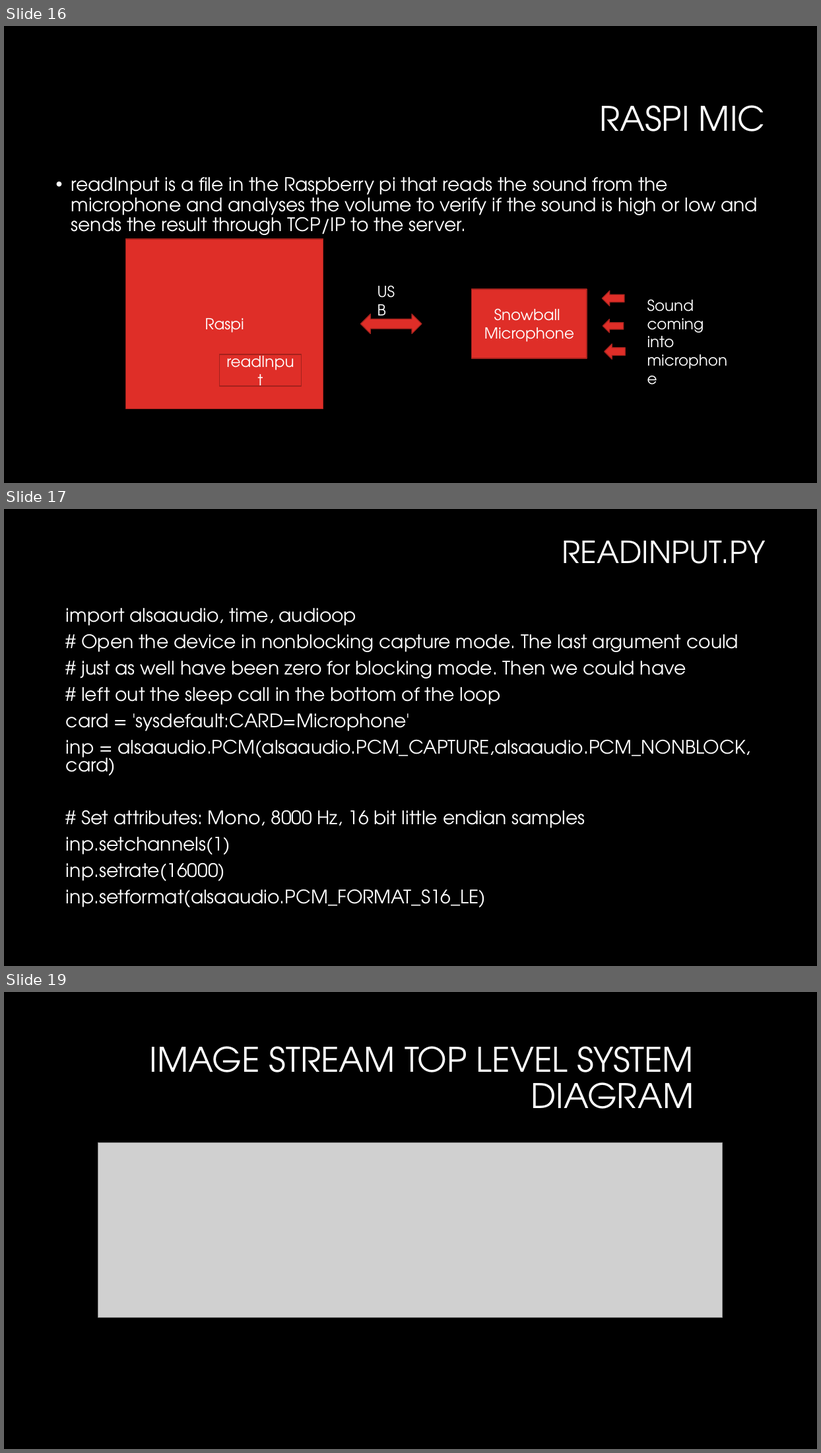
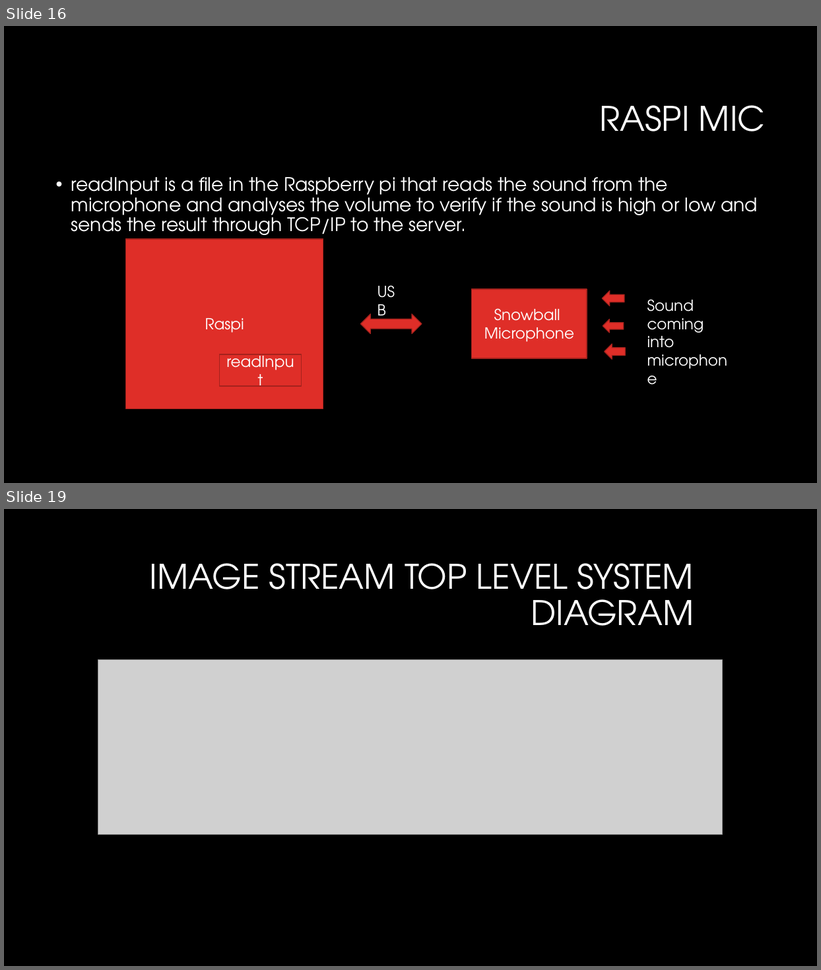
Before and after one commit to saeedalavinia/Sysc3010_Term_Project, a slide deck: Baby monitor System_codeReview.pptx. Shown one above the other, each under a label of ours: slides 16, 17 and 19 before the commit, slides 16 and 19 after it; the slides between them are not shown. The pictures are 821x1453 and 821x970 pixels, drawn with LibreOffice and Linux fonts; fonts in the diff are those of the drawing; grey boxes stand for pictures; background and template pictures are left out. Boxes give left, top, right and bottom in pixels: in the first picture for what was removed or moved away, otherwise in the second. Text is boxed around its words. In the diff, an @@ line names an element or a change of style, - is before the commit and + after.

```diff
--- a/Baby monitor System_codeReview.pptx
+++ b/Baby monitor System_codeReview.pptx
@@ slide 17 removed at bbox=[4, 509, 817, 966], background #000000 @@
@@ title removed at bbox=[562, 541, 766, 564] @@
-READINPUT.PY
@@ text removed at bbox=[66, 608, 750, 908] @@
-import alsaaudio, time, audioop
-# Open the device in nonblocking capture mode. The last argument could
-# just as well have been zero for blocking mode. Then we could have
-# left out the sleep call in the bottom of the loop
-card = 'sysdefault:CARD=Microphone'
-inp = alsaaudio.PCM(alsaaudio.PCM_CAPTURE,alsaaudio.PCM_NONBLOCK, card)
-# Set attributes: Mono, 8000 Hz, 16 bit little endian samples
-inp.setchannels(1)
-inp.setrate(16000)
-inp.setformat(alsaaudio.PCM_FORMAT_S16_LE)
```
Also in this commit, not shown: 2 slides added, 1 other slide removed.
